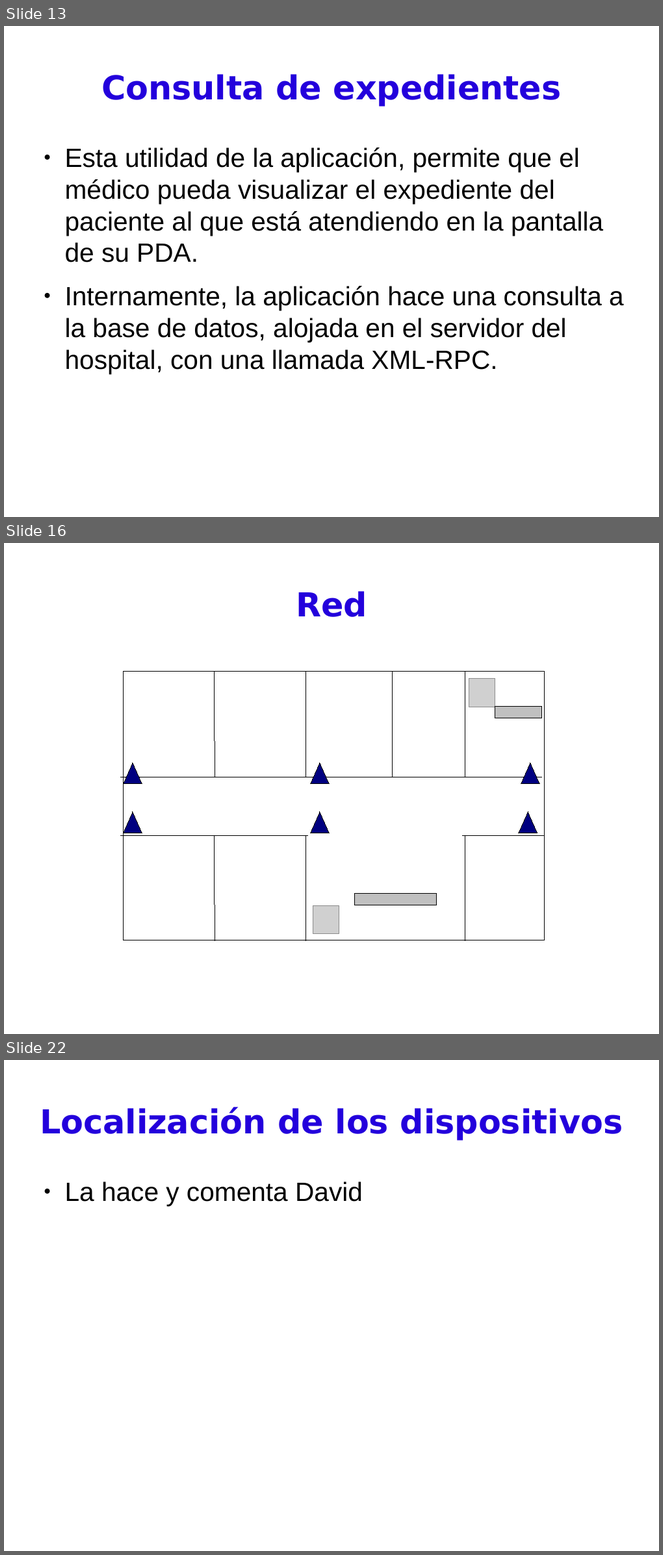
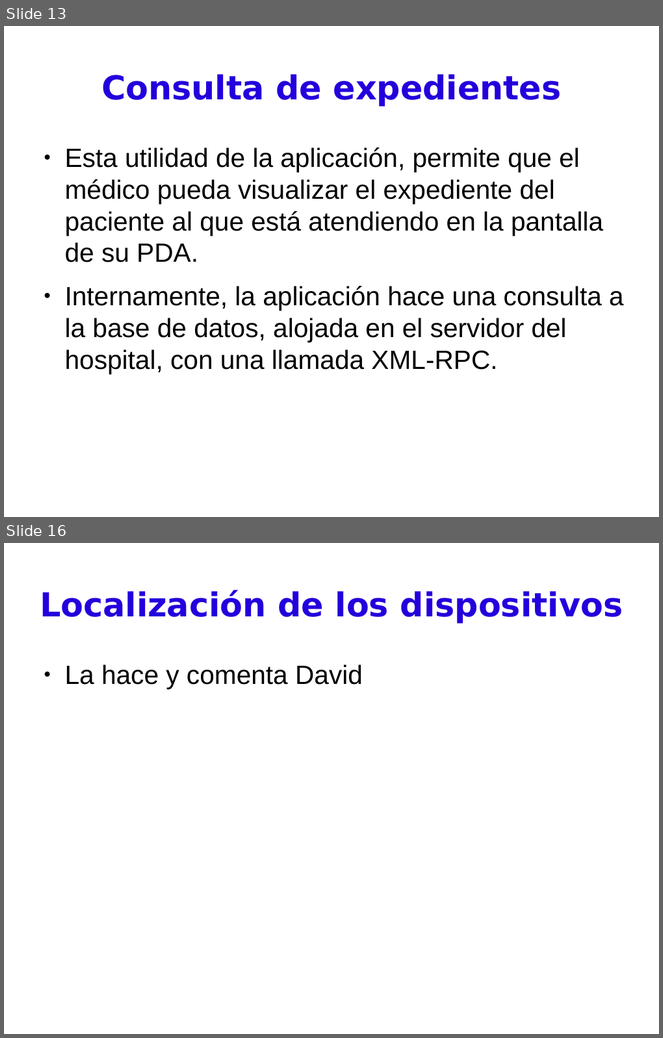
Before and after one commit to BackupTheBerlios/pdassii, a slide deck: Documentos/presentación.odp. Shown one above the other, each under a label of ours: slides 13, 16 and 22 before the commit, slides 13 and 16 after it; the slides between them are not shown. The pictures are 663x1555 and 663x1038 pixels, drawn with LibreOffice and Linux fonts; fonts in the diff are those of the drawing; grey boxes stand for pictures. Boxes give left, top, right and bottom in pixels: in the first picture for what was removed or moved away, otherwise in the second. Text is boxed around its words. In the diff, an @@ line names an element or a change of style, - is before the commit and + after.

```diff
--- a/Documentos/presentación.odp
+++ b/Documentos/presentación.odp
@@ slide 16 removed at (4, 543, 659, 1034), background #FFFFFF @@
@@ title removed at (296, 591, 367, 617) @@
-Red
@@ rectangle removed at (124, 672, 545, 941) @@
@@ line removed from (215, 672) to (215, 777) @@
@@ line removed from (306, 672) to (306, 777) @@
@@ line removed from (393, 672) to (393, 777) @@
@@ line removed from (466, 672) to (466, 777) @@
@@ picture removed at (469, 679, 495, 707) @@
@@ rectangle removed at (495, 707, 543, 719) @@
@@ triangle removed at (124, 763, 142, 783) @@
@@ triangle removed at (311, 763, 329, 783) @@
@@ triangle removed at (521, 763, 540, 783) @@
@@ line removed from (121, 777) to (543, 777) @@
@@ triangle removed at (124, 812, 142, 833) @@
@@ triangle removed at (311, 812, 329, 833) @@
@@ triangle removed at (519, 812, 537, 833) @@
@@ line removed from (121, 835) to (308, 835) @@
@@ line removed from (215, 835) to (215, 941) @@
@@ line removed from (306, 835) to (306, 941) @@
@@ line removed from (463, 835) to (544, 835) @@
@@ line removed from (466, 835) to (466, 941) @@
@@ picture removed at (313, 906, 339, 934) @@
@@ rectangle removed at (356, 895, 438, 906) @@
@@ what was slide 22 is now slide 16 @@
```
Also in this commit, not shown: 12 slides changed, 3 slides added, 6 other slides removed.
